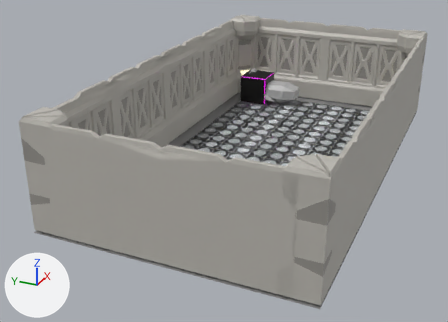
A saved change to the FBX model Assets/MiniGames/Parking/Models/Parking_GameBoard_000.fbx.
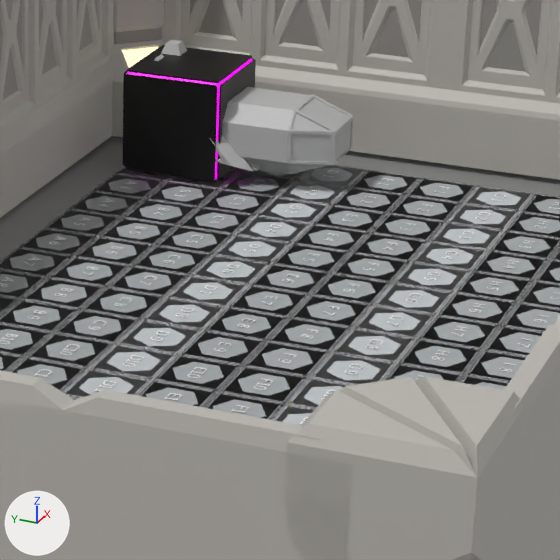
Old and new are each drawn whole from a 50 mm lens placed at (-39.58, -15.83, 14.13), pointed at (-11.89, -3.36, 0.28) and again close up on the part from 47% to 79% of the width and 18% to 62% of the height. Arrows for +X, +Y and +Z are at lower left; the lights stay in place. Where no turn or scale is listed for an object, it has been applied to the vertices.

Names of what the first close-up shows: 'Game_Border', 'Game_Floor', 'Map_Coordinates', 'Ship_2x2', 'Ship_2x4', 'Tile_C_10', 'Tile_E_09', 'Tile_E_10', 'Tile_F_09', 'Tile_F_10', 'Tile_G_09', 'Tile_H_08'.
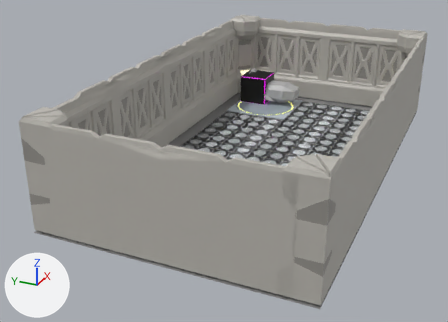
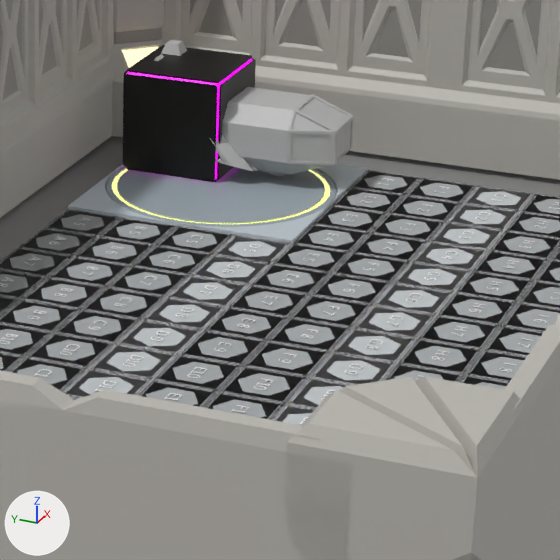
Where the change shows, as pixel boxes [x1, y1, x2, y2] in the close-ups (560 x 560 px):
```json
{"object": "Rotation_Platform", "change": "added", "after": [105, 166, 337, 227], "faces in mat_lambert15 (grey #9da9b1)": [105, 166, 337, 227], "faces in mat_lambert13 (yellow #ffff00)": [112, 169, 330, 224]}
{"object": "Rotation_Platform_Boarder", "change": "added", "after": [68, 163, 367, 243]}
```

Edits to the scene script, one JSON object a line:
```json
{"op": "add", "block": "mat_lambert14", "code": ["mat_lambert14 = principled_material('lambert14')", "mat_lambert14.base_color = (0.537, 0.607, 0.657)  # light grey #c2ccd4"]}
{"op": "add", "block": "mat_lambert15", "code": ["mat_lambert15 = principled_material('lambert15')", "mat_lambert15.base_color = (0.339, 0.399, 0.442)  # grey #9da9b1"]}
{"op": "add", "block": "mat_lambert13", "code": ["mat_lambert13 = principled_material('lambert13')", "mat_lambert13.base_color = (1.0, 1.0, 0.0)  # yellow #ffff00", "mat_lambert13.emission_color = (1.0, 1.0, 0.421)  # beige #ffffae", "mat_lambert13.emission_strength = 1.0"]}
{"op": "add", "block": "me_mesh_208_1", "code": ["me_mesh_208_1 = bpy.data.meshes.new('Mesh.208')", "me_mesh_208_1.from_pydata(...)  # 228 vertices, 208 faces; spans x -400.0..0.0, y 0.0..5.0, z 0.0..400.0", "me_mesh_208_1.materials.append(mat_lambert14)  # light grey #c2ccd4"]}
{"op": "add", "block": "me_mesh_209", "code": ["me_mesh_209 = bpy.data.meshes.new('Mesh.209')", "me_mesh_209.from_pydata(...)  # 361 vertices, 360 faces; spans x -200.0..200.0, y 45.0..50.0, z -200.0..200.0", "# faces by material slot: [320, 40]", "me_mesh_209.materials.append(mat_lambert15)  # grey #9da9b1", "me_mesh_209.materials.append(mat_lambert13)  # yellow #ffff00"]}
{"op": "add", "block": "ob_rotation_platform_boarder", "code": ["ob_rotation_platform_boarder = bpy.data.objects.new('Rotation_Platform_Boarder', me_mesh_208_1)", "ob_rotation_platform_boarder.location = (0.0, 0.0, 0.0)", "ob_rotation_platform_boarder.rotation_euler = (1.571, 0.0, 0.0)  # degrees (90, 0, 0)", "ob_rotation_platform_boarder.scale = (0.01, 0.01, 0.01)"]}
{"op": "add", "block": "ob_rotation_platform", "code": ["ob_rotation_platform = bpy.data.objects.new('Rotation_Platform', me_mesh_209)", "ob_rotation_platform.parent = ob_rotation_platform_boarder", "ob_rotation_platform.location = (-200.0, -45.0, 200.0)"]}
```
